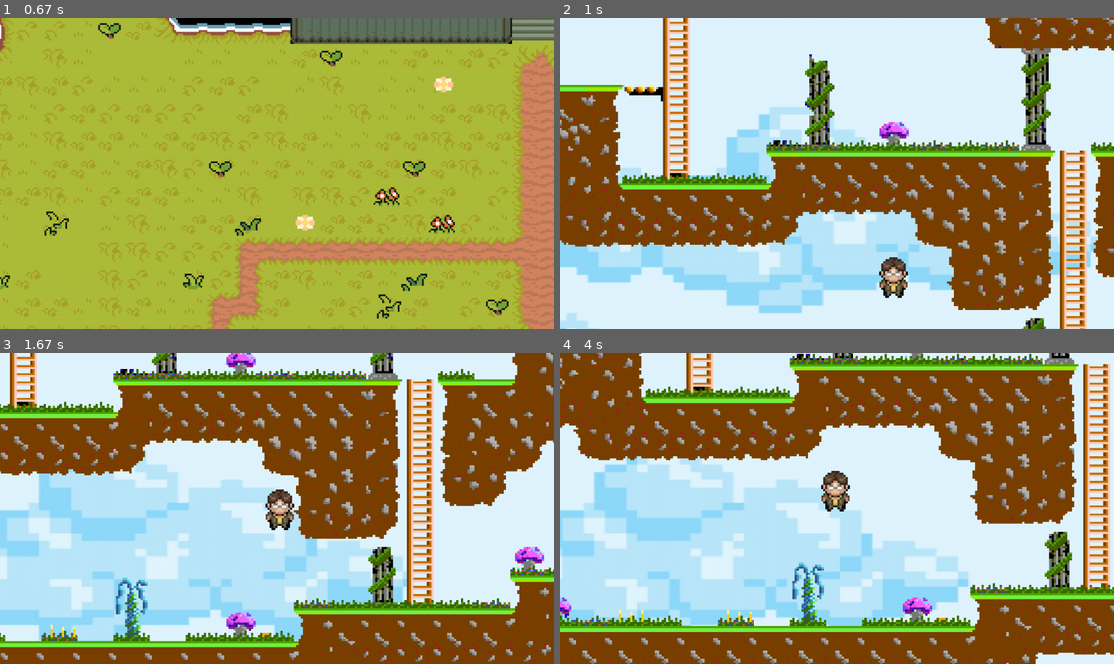
Above: before the commit, frames 1-4 (two rows, left to right).
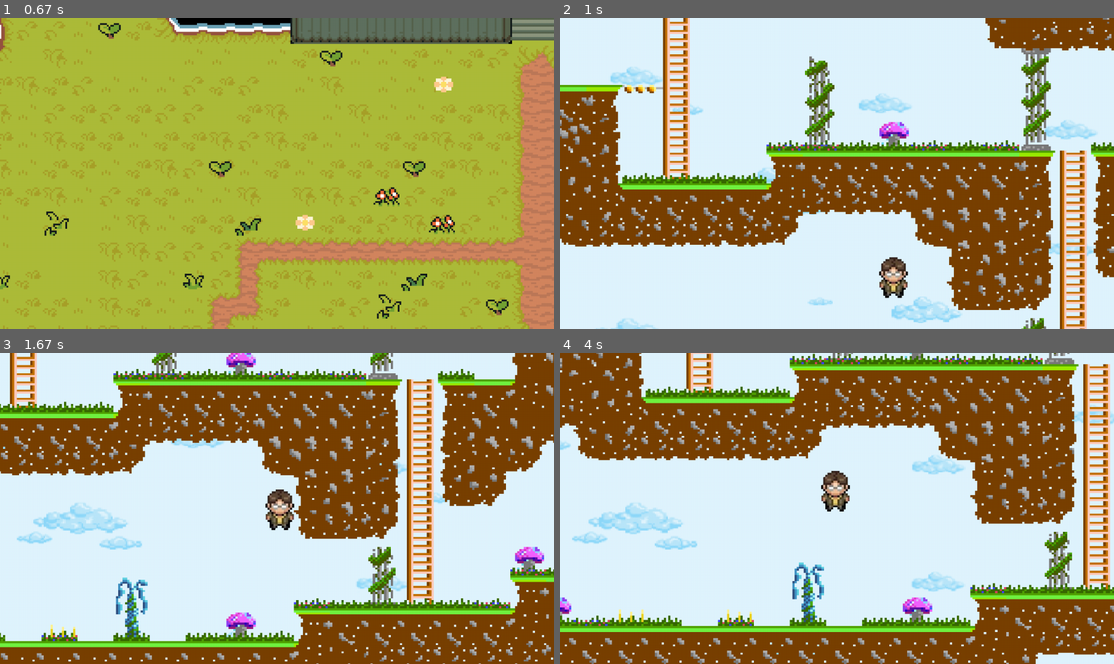
Above: after the commit, the same moments.

Repository: brendalima7/projeto-pygame
Game: pygame game, started from jogo.py
Same seed, same stepped clock (60 frames per second), same inputs: the game is played once before the commit and once after it.
Inputs:
- Up to frame 1 (0.67 s): tap M at 0.33 s
- Up to frame 2 (1 s): tap J at 0.67 s
- Up to frame 3 (1.67 s): hold Right 1-1.47 s; hold Up from 1.5 s (still down)
- Up to frame 4 (4 s): release Up at 1.8 s; hold Right 1.83-2.3 s; hold Left 2.33-2.87 s; hold Down 2.9-3.2 s; hold Left 3.23-3.63 s; hold Up from 3.67 s (still down)

Frame 1 is identical in both runs. In frame 2, 17% of the frame differs, in the area x 0-100%, y 0-100%; in frame 3, 25%; in frame 4, 25%.

Commit message:
implementação das imagens do mapa do jogo com colisão, de decoração e da escada

Diff:
--- a/jogo.py
+++ b/jogo.py
@@ -27,8 +27,10 @@
     assets['jogador_mapa'] = pygame.transform.scale(pygame.image.load('assets/jogador_mapa/down/0.png').convert_alpha(), (100,100))
     assets['map_surface'] = pygame.image.load('assets/ground.png').convert_alpha()
     assets['fundo_mundonormal'] = pygame.transform.scale(pygame.image.load('assets/fundo_mundonormal.png'), (5000,2500))
-    assets['fundo_mundoinvertido'] = pygame.image.load('assets/fundo_mundoinvertido.png')
-    assets['mapa_do_jogo'] = pygame.transform.scale(pygame.image.load('assets/mapa_jogo.png'),(5000,2500))
+    assets['fundo_mundoinvertido'] = pygame.transform.scale(pygame.image.load('assets/fundo_mundoinvertido.png'), (5000,2500))
+    assets['mapa_do_jogo'] = pygame.transform.scale(pygame.image.load('assets/mapa_normal_colisao.png'),(5000,2500))
+    assets['mapa_jogo_decoracao'] = pygame.transform.scale(pygame.image.load('assets/mapa_jogo_decoracao.png'),(5000,2500))
+    assets['mapa_jogo_escada'] = pygame.transform.scale(pygame.image.load('assets/mapa_jogo_escada.png'),(5000,2500))
 
     # atribui as imagens de animacao
     assets['animacoes_jogador'] = carrega_frames_animacao(
--- a/sprites.py
+++ b/sprites.py
@@ -22,7 +22,7 @@
         self.rect = self.image.get_rect(center = posicao)
 
         self.direcao = pygame.math.Vector2()
-        self.velocidade = 5
+        self.velocidade = 10
 
     def get_input(self):
         keys = pygame.key.get_pressed()
@@ -108,7 +108,6 @@
         self.velocidade = 5
 
     def get_input(self):
-        """Lida com a entrada de teclado para movimentação."""
         keys = pygame.key.get_pressed()
 
         self.direcao.x = 0
--- a/tela_jogo.py
+++ b/tela_jogo.py
@@ -25,11 +25,16 @@
         self.jogador = Jogador(self.window, self.assets)
         self.camera_group.add(self.jogador)
 
+        self.mascara_jogador_cache = None
+        self.ultima_imagem_jogador = None
+
         self.fundo_normal = self.assets['fundo_mundonormal']
         self.fundo_largura = self.fundo_normal.get_width()
         self.fundo_x = 0
 
         self.mapa_do_jogo = self.assets['mapa_do_jogo']
+        self.mapa_jogo_decoracao = self.assets['mapa_jogo_decoracao']
+        self.mapa_jogo_escada = self.assets['mapa_jogo_escada']
 
         # tamanho dos blocos (tiles)
         self.tile_size = 500
@@ -47,7 +52,13 @@
                 ).copy()
 
                 # cria uma máscara temporária
-                mask_temp = pygame.mask.from_surface(tile_surface)
+                if not hasattr(self, 'mask_cache'):
+                    self.mask_cache = {}
+
+                key = (x, y)
+                if key not in self.mask_cache:
+                    self.mask_cache[key] = pygame.mask.from_surface(tile_surface)
+                mask_temp = self.mask_cache[key]
 
                 # verifica se o tile tem pelo menos 1 pixel opaco
                 if mask_temp.count() > 0:
@@ -56,7 +67,12 @@
         return tiles
 
     def checar_colisao(self):
-        jogador_mask = pygame.mask.from_surface(self.jogador.image)
+        # atualiza a máscara do jogador só se ele mudou de frame
+        if self.jogador.image != self.ultima_imagem_jogador:
+            self.mascara_jogador_cache = pygame.mask.from_surface(self.jogador.image)
+            self.ultima_imagem_jogador = self.jogador.image
+
+        jogador_mask = self.mascara_jogador_cache
         jogador_offset = self.jogador.rect.topleft
 
         colisao_detectada = False
@@ -109,9 +125,11 @@
         mapa_pos_ajustada = self.camera_group.get_offset_pos(0, 0)
         self.window.blit(self.mapa_do_jogo, mapa_pos_ajustada)
 
+        self.window.blit(self.mapa_jogo_decoracao, mapa_pos_ajustada)
+        self.window.blit(self.mapa_jogo_escada, mapa_pos_ajustada)
+
         # desenho de todos os sprites
         self.camera_group.custom_draw(self.jogador)
-
 
     def update(self,dt):
         self.jogador.update()
Binary file changed: assets/fundo_mundonormal.png
Binary file removed: assets/mapa_jogo.png
Binary file added: assets/mapa_jogo_decoracao.png
Binary file added: assets/mapa_jogo_escada.png
Binary file added: assets/mapa_normal_colisao.png
Binary file removed: assets/new.png
